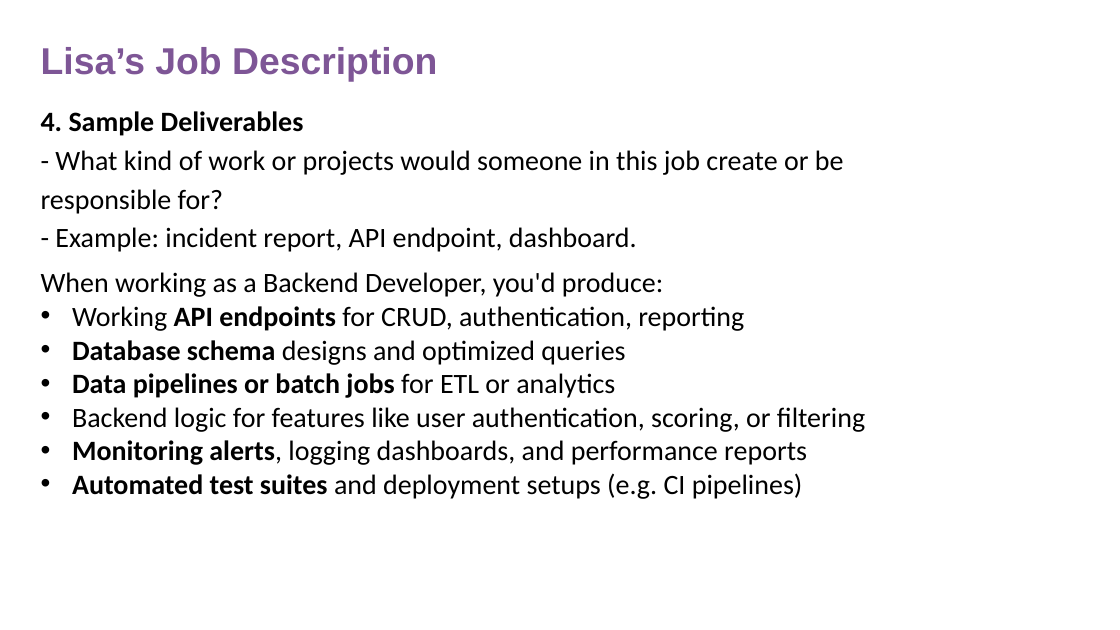
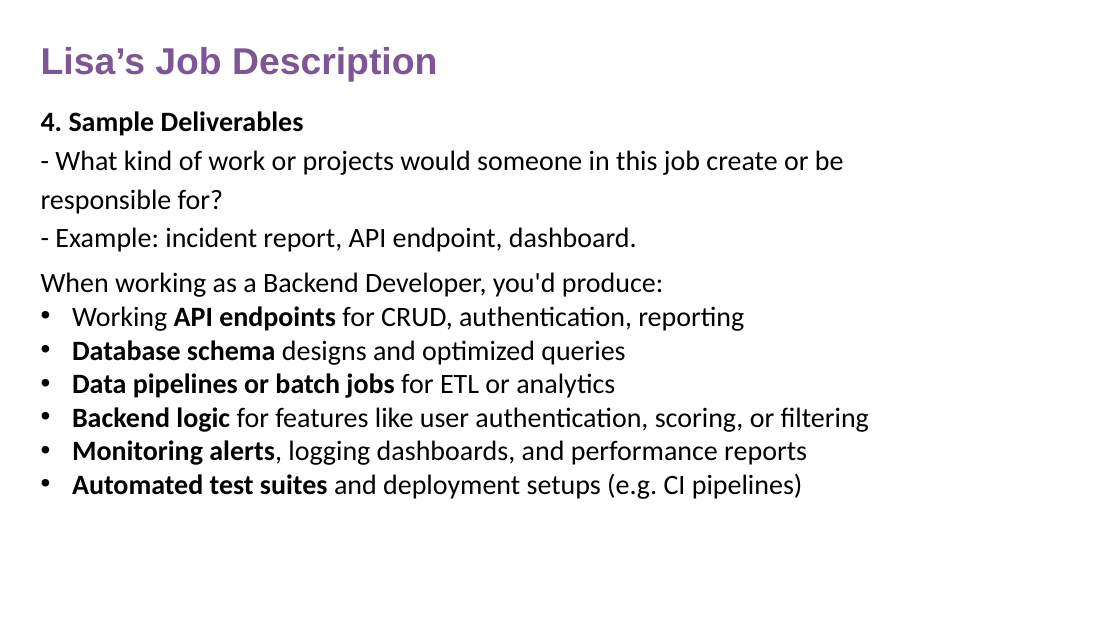
Before and after one commit to lisah246/DAE-Folder, a slide deck: slide 5 of Semester 2/Job Description.pptx. Drawn at 1120x630 pixels with LibreOffice and Linux fonts; fonts in the diff are those of the drawing; background and template pictures are left out. Boxes give left, top, right and bottom in pixels: in the first picture for what was removed or moved away, otherwise in the second. Text is boxed around its words. In the diff, an @@ line names an element or a change of style, - is before the commit and + after.

```diff
--- a/Semester 2/Job Description.pptx
+++ b/Semester 2/Job Description.pptx
@@ text at [72,407,869,432]: bold on in "Backend logic" @@
```
Also in this commit, not shown: 2 other slides changed, 1 slide added, 2 other files.
